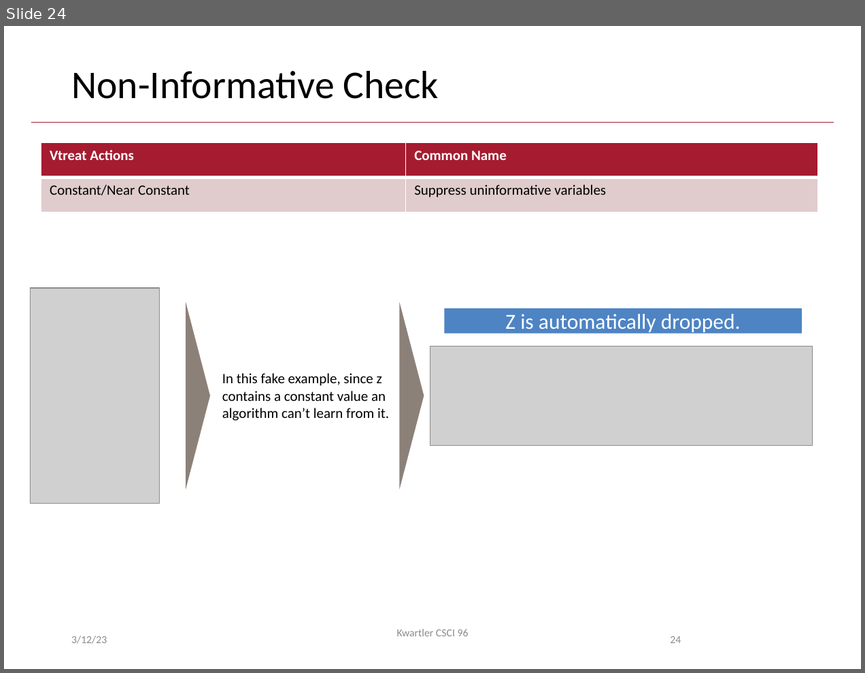
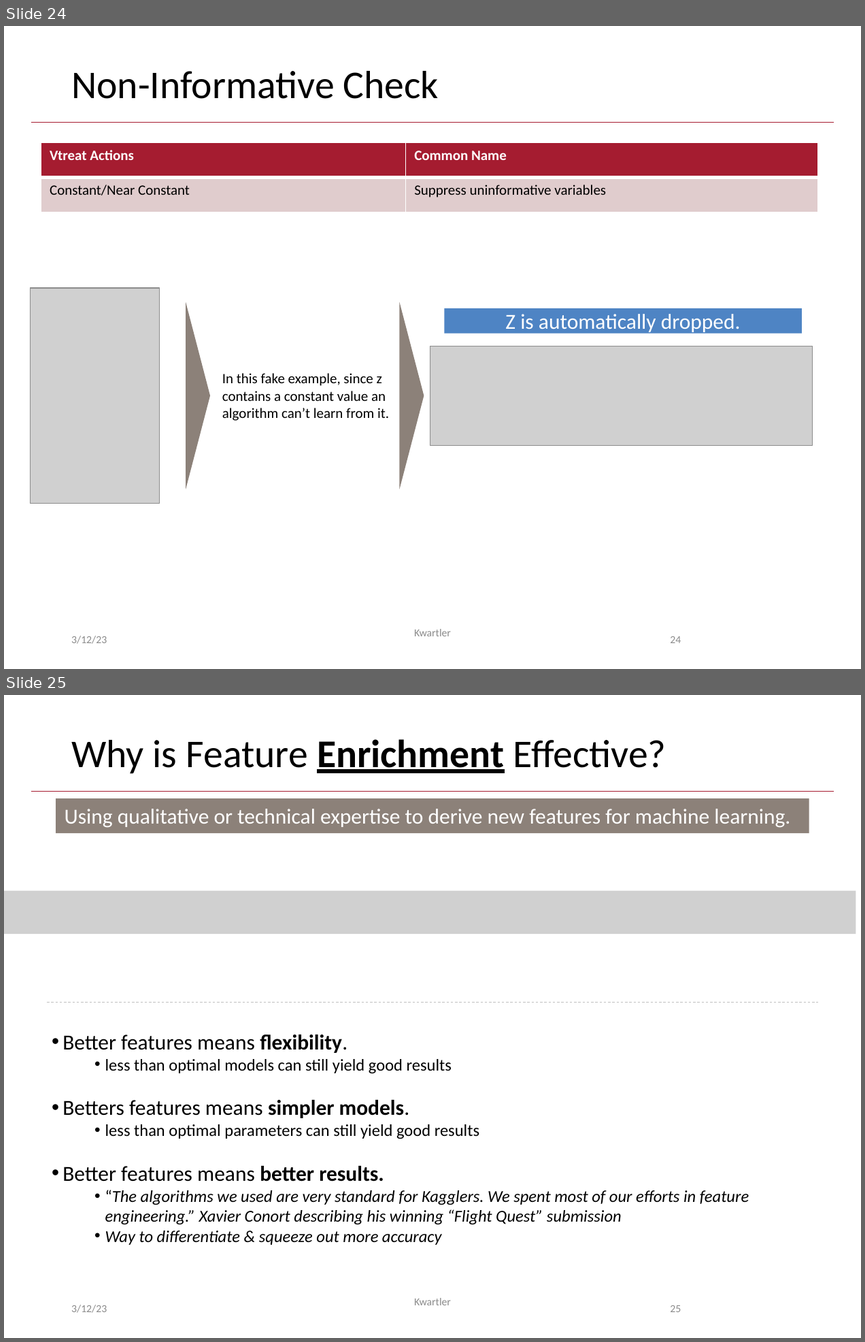
Before and after one commit to kwartler/Hult_Visualizing-Analyzing-Data-with-R, a slide deck: DD1/F_Mar13/A_Workflow_Preprocessing.pptx. Shown one above the other, each under a label of ours: slide 24 before the commit, slides 24 and 25 after it. The pictures are 865x673 and 865x1342 pixels, drawn with LibreOffice and Linux fonts; fonts in the diff are those of the drawing; grey boxes stand for pictures; background and template pictures are left out. Boxes give left, top, right and bottom in pixels: in the first picture for what was removed or moved away, otherwise in the second. Text is boxed around its words. In the diff, an @@ line names an element or a change of style, - is before the commit and + after.

```diff
--- a/DD1/F_Mar13/A_Workflow_Preprocessing.pptx
+++ b/DD1/F_Mar13/A_Workflow_Preprocessing.pptx
@@ slide 25 added at (x1=4, y1=695, x2=861, y2=1338), background #FFFFFF; not listed: 1 template element that a slide beside it also shows @@
@@ title added at (x1=71, y1=739, x2=666, y2=774), 33 pt, text #000000 @@
+Why is Feature Enrichment Effective?
@@ rectangle added at (x1=56, y1=798, x2=809, y2=833), fill #8C8179, 18 pt, text #FFFFFF @@
+Using qualitative or technical expertise to derive new features for machine learning.
@@ picture added at (x1=4, y1=890, x2=855, y2=933) @@
@@ line added from (47, 1002) to (818, 1002), #BFBFBF 0.5 pt dashed @@
@@ text added at (x1=62, y1=1034, x2=749, y2=1244), 14 pt, text #000000 @@
+• Better features means flexibility.
+  • less than optimal models can still yield good results
+• Betters features means simpler models.
+  • less than optimal parameters can still yield good results
+• Better features means better results.
+  • “The algorithms we used are very standard for Kagglers. We spent most of our efforts in feature engineering.” Xavier Conort describing his winning “Flight Quest” submission
+  • Way to differentiate & squeeze out more accuracy
@@ text added at (x1=71, y1=1304, x2=107, y2=1312), 9 pt, text #8C8C8C @@
+3/12/23
@@ text added at (x1=414, y1=1297, x2=451, y2=1305), 9 pt, text #8C8C8C @@
+Kwartler
@@ page number added at (x1=670, y1=1305, x2=681, y2=1312), 9 pt, text #8C8C8C @@
+25
@@ slide 24 changed as well @@
@@ text at (x1=414, y1=628, x2=451, y2=636): text changed @@
-Kwartler CSCI 96
+Kwartler
```
Also in this commit, not shown: 27 other slides changed, 4 other slides added, 3 other files.
